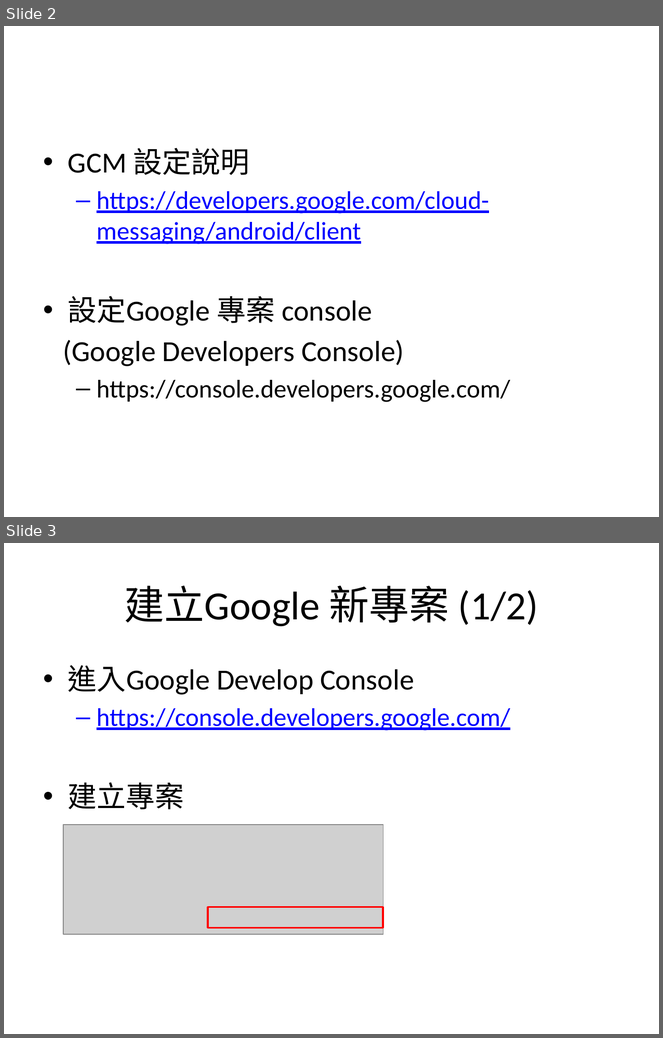
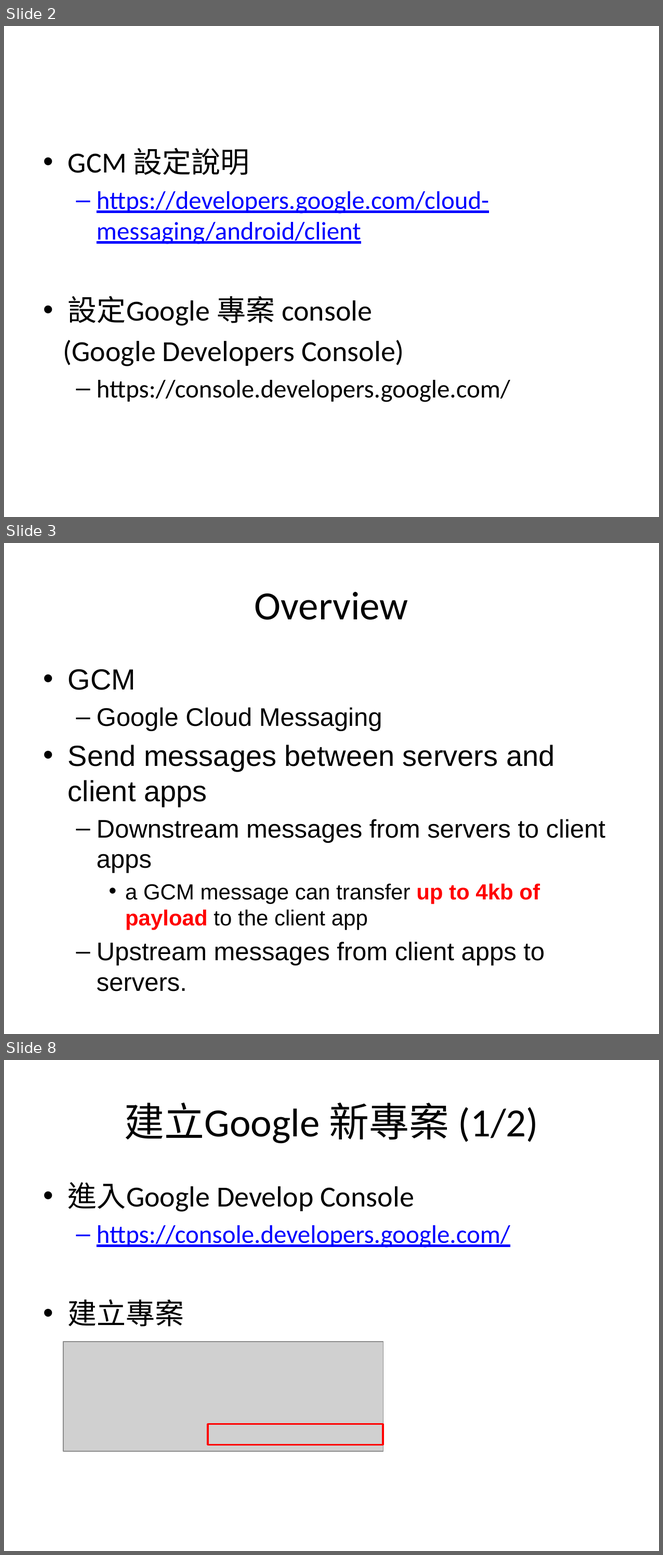
Before and after one commit to sonnyshih/AndroidDemoSample, a slide deck: CustomerUIDemo/GCM instruction.pptx. Shown one above the other, each under a label of ours: slides 2 and 3 before the commit, slides 2, 3 and 8 after it; the slides between them are not shown. The pictures are 663x1038 and 663x1555 pixels, drawn with LibreOffice and Linux fonts; fonts in the diff are those of the drawing; grey boxes stand for pictures. Boxes give left, top, right and bottom in pixels: in the first picture for what was removed or moved away, otherwise in the second. Text is boxed around its words. In the diff, an @@ line names an element or a change of style, - is before the commit and + after.

Commit message:
1. Modify GCM instruction.pptx 2. Modify the Downstream Messaging Demo

```diff
--- a/CustomerUIDemo/GCM instruction.pptx
+++ b/CustomerUIDemo/GCM instruction.pptx
@@ slide 3 added at [4, 543, 659, 1034], background #FFFFFF @@
@@ title added at [255, 592, 409, 620], 44 pt, text #000000 @@
+Overview
@@ text added at [68, 669, 606, 992], 28 pt, text #000000 @@
+• GCM
+  – Google Cloud Messaging
+• Send messages between servers and client apps
+  – Downstream messages from servers to client apps
+    • a GCM message can transfer up to 4kb of payload to the client app
+  – Upstream messages from client apps to servers.
@@ what was slide 3 is now slide 8 @@
```
Also in this commit, not shown: 7 slides changed, 7 other slides added, 7 other files.
